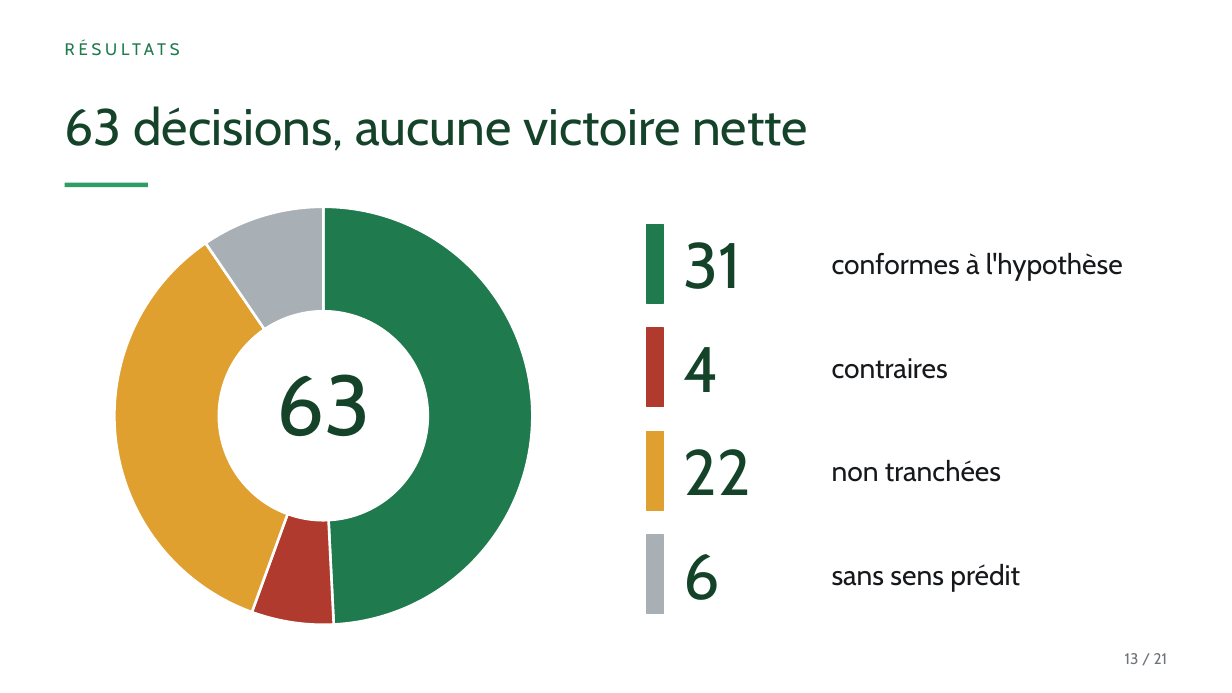
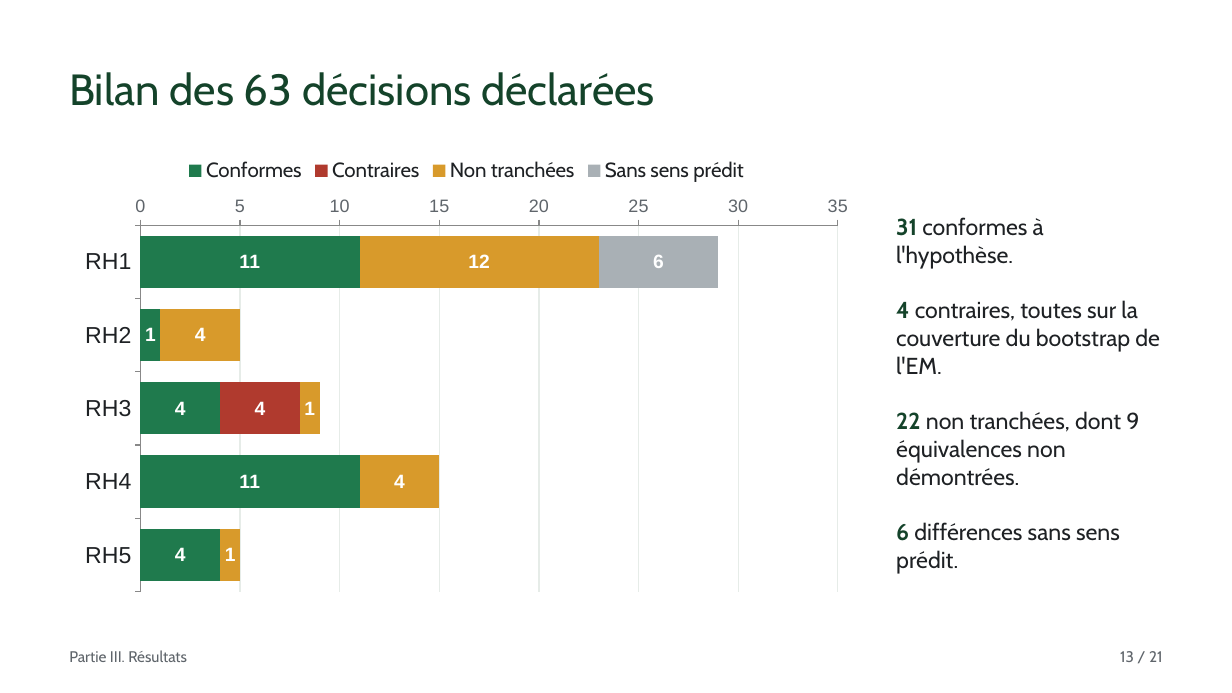
Before and after one commit to Kanaicare8/em-classique-vs-variationnel, a slide deck: slide 13 of presentation/Presoutenance_Icare.pptx. Drawn at 1232x693 pixels with LibreOffice and Linux fonts; fonts in the diff are those of the drawing. Boxes give left, top, right and bottom in pixels: in the first picture for what was removed or moved away, otherwise in the second. Text is boxed around its words. In the diff, an @@ line names an element or a change of style, - is before the commit and + after.

```diff
--- a/presentation/Presoutenance_Icare.pptx
+++ b/presentation/Presoutenance_Icare.pptx
@@ text removed at box(65, 39, 897, 67) @@
-RÉSULTATS
@@ text at box(69, 72, 655, 106): text changed; size 40 to 34 pt @@
-63 décisions, aucune victoire nette
+Bilan des 63 décisions déclarées
@@ bar stacked chart added at box(69, 148, 864, 601) @@
+categories: RH1, RH2, RH3, RH4, RH5
+Conformes: 11, 1, 4, 11, 4
+Contraires: 0, 0, 4, 0, 0
+Non tranchées: 12, 4, 1, 4, 1
+Sans sens prédit: 6, 0, 0, 0, 0
@@ line removed from (65, 185) to (148, 185) @@
@@ doughnut chart removed at box(65, 194, 582, 638) @@
-categories: 1, 2, 3, 4
-Series 1: 49, 6, 35, 10
@@ rectangle removed at box(647, 225, 664, 303) @@
@@ text added at box(896, 217, 1160, 574), 18 pt, text #1E2124 @@
+31 conformes à l'hypothèse.
+4 contraires, toutes sur la couverture du bootstrap de l'EM.
+22 non tranchées, dont 9 équivalences non démontrées.
+6 différences sans sens prédit.
@@ text removed at box(684, 242, 742, 289) @@
-31
@@ text removed at box(832, 253, 1123, 280) @@
-conformes à l'hypothèse
@@ rectangle removed at box(647, 328, 664, 407) @@
@@ text removed at box(684, 347, 720, 392) @@
-4
@@ text removed at box(832, 358, 948, 379) @@
-contraires
@@ text removed at box(276, 374, 370, 437) @@
-63
@@ rectangle removed at box(647, 432, 664, 510) @@
@@ text removed at box(684, 449, 751, 495) @@
-22
@@ text removed at box(832, 460, 1001, 482) @@
-non tranchées
@@ rectangle removed at box(647, 535, 664, 614) @@
@@ text removed at box(684, 554, 720, 600) @@
-6
@@ text removed at box(832, 564, 1020, 591) @@
-sans sens prédit
@@ text added at box(69, 650, 187, 662), 12 pt, text #5F656B @@
+Partie III. Résultats
@@ text "13 / 21" at box(1120, 651, 1163, 662): text colour #6F747A to #5F656B @@
```
Also in this commit, not shown: 13 other slides changed, 7 slides added, 7 slides removed, 26 other files.
